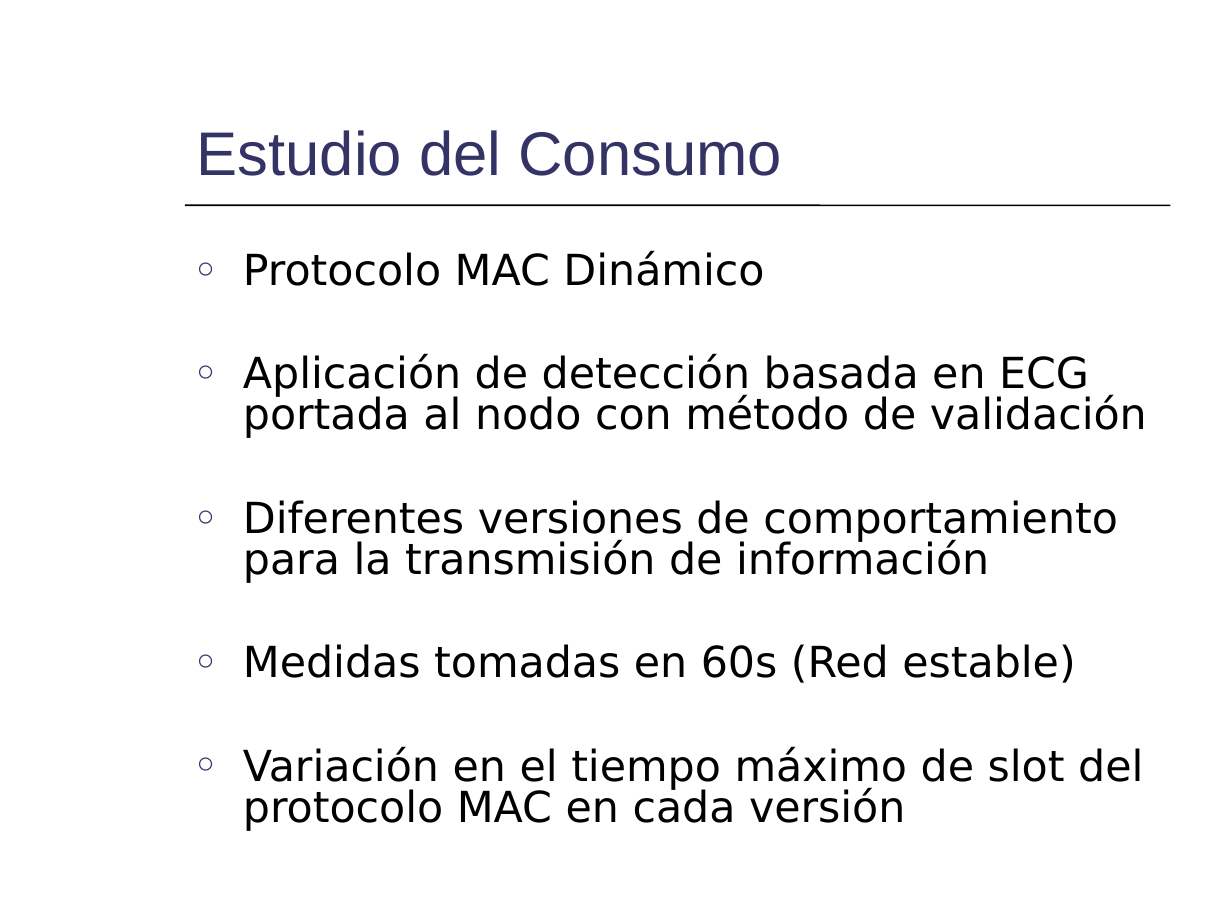
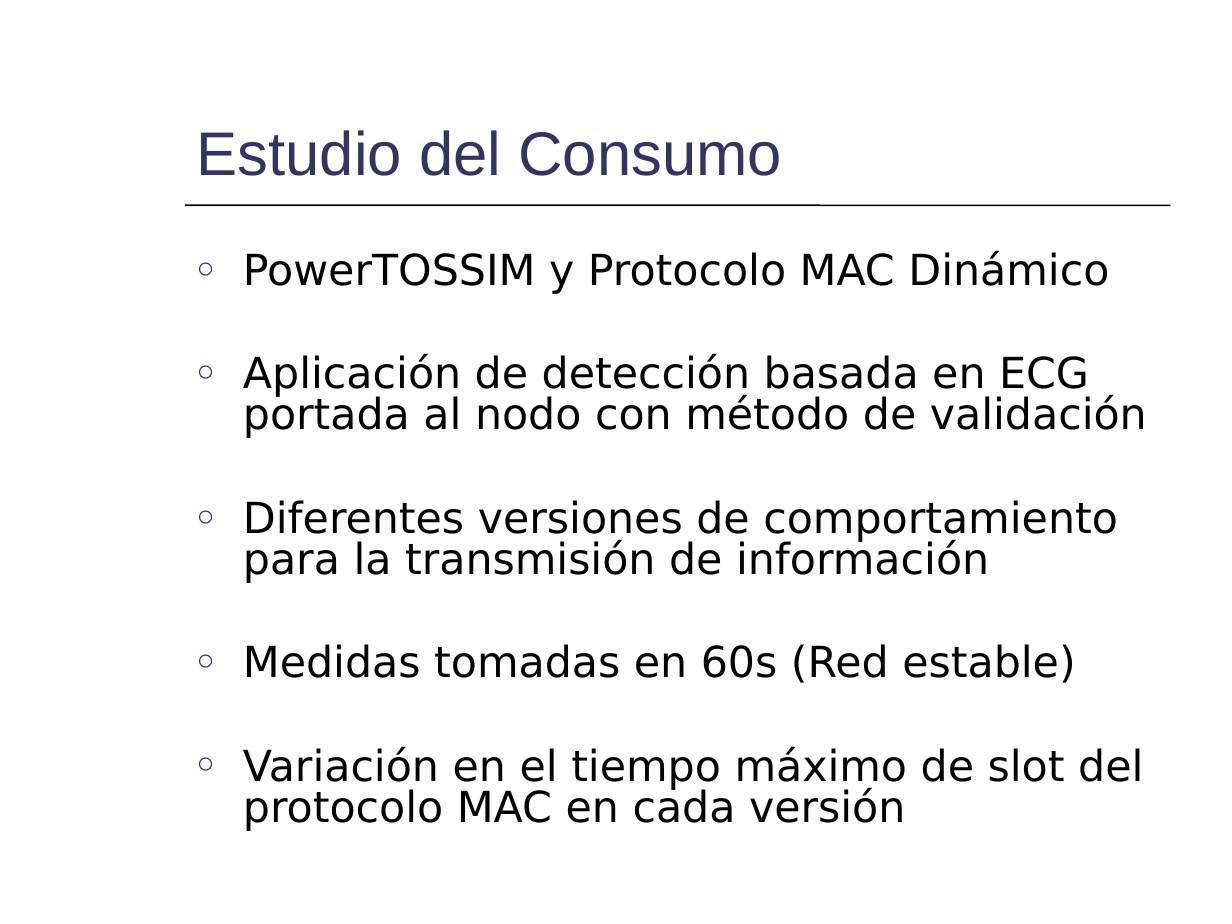
Before and after one commit to mmja/redsensores, a slide deck: slide 11 of Memoria/Consumo.ppt (slide 10 before the commit). Drawn at 1232x924 pixels with LibreOffice and Linux fonts; fonts in the diff are those of the drawing. Boxes give left, top, right and bottom in pixels: in the first picture for what was removed or moved away, otherwise in the second. Text is boxed around its words. In the diff, an @@ line names an element or a change of style, - is before the commit and + after.

```diff
--- a/Memoria/Consumo.ppt
+++ b/Memoria/Consumo.ppt
@@ text at box(243, 251, 1109, 294): text changed @@
-○ Protocolo MAC Dinámico
+○ PowerTOSSIM y Protocolo MAC Dinámico
```
Also in this commit, not shown: 5 other slides changed, 1 slide added.
